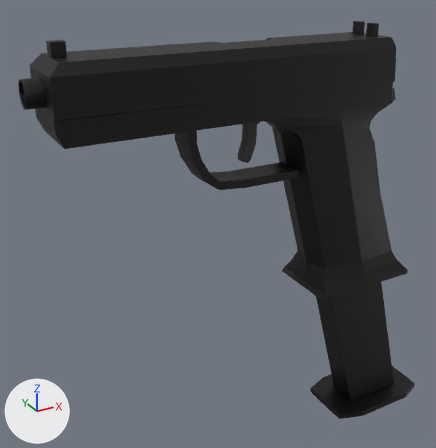
What one commit did to the Blender file Assets/Blender/Pistol/Pistol.blend.
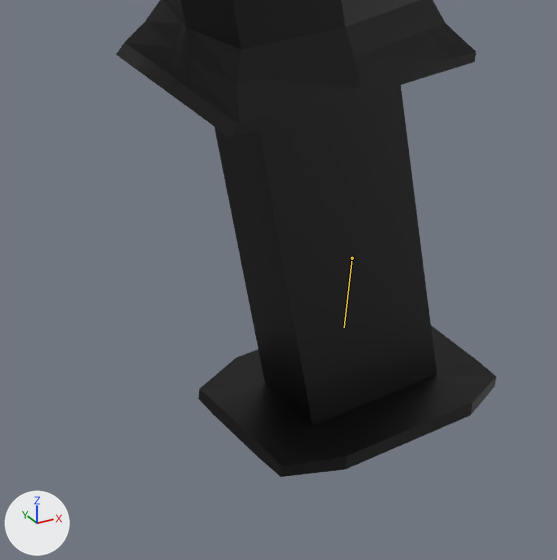
Each version is shown whole from a 50 mm lens placed at (-0.379, -0.478, 0.35), pointed at (-0.095, 0.039, 0.092), then close up on the part from 55% to 100% of the width and 56% to 100% of the height. Arrows for +X, +Y and +Z are at lower left; the lights stay in place. Both versions are drawn at frame 70 of the action 'ArmatureAction'; the numbers are the values there. The bones that bend it are drawn over the model as lines in the close-ups.

Objects in the first close-up: 'Clip', 'Grip'.
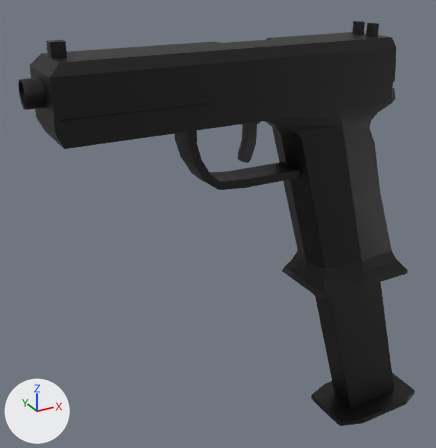
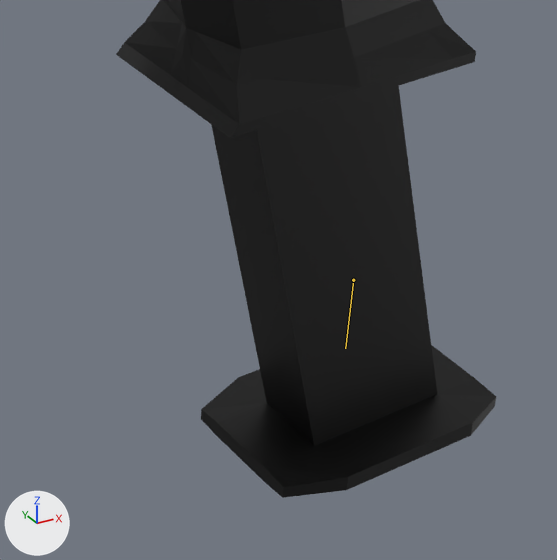
Where the change shows, as pixel boxes (x1, y1, x2, y2) in the close-ups (557 x 560 px):
'Clip', posed: before (198, 85, 496, 477); after (201, 86, 496, 498)
bone 'Clip', root to tip: before (352, 258) to (344, 327); after (353, 280) to (345, 348)

The edits, one by one:
Bone 'Clip' (bone_clip) moves from (-0.7, 2.403, 0.0) to (-0.729, 2.568, 0.0).
